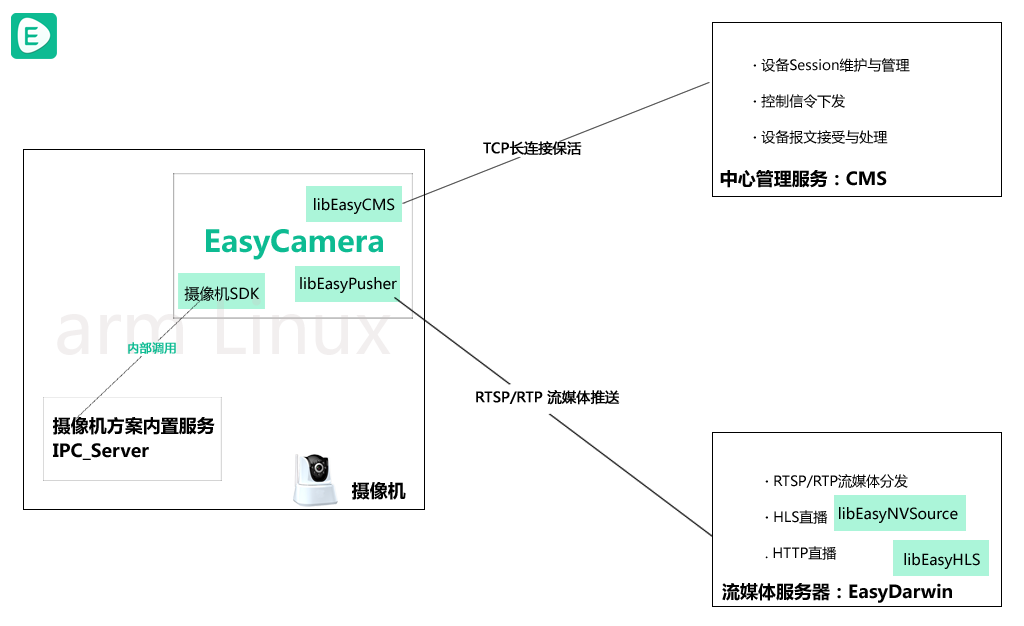
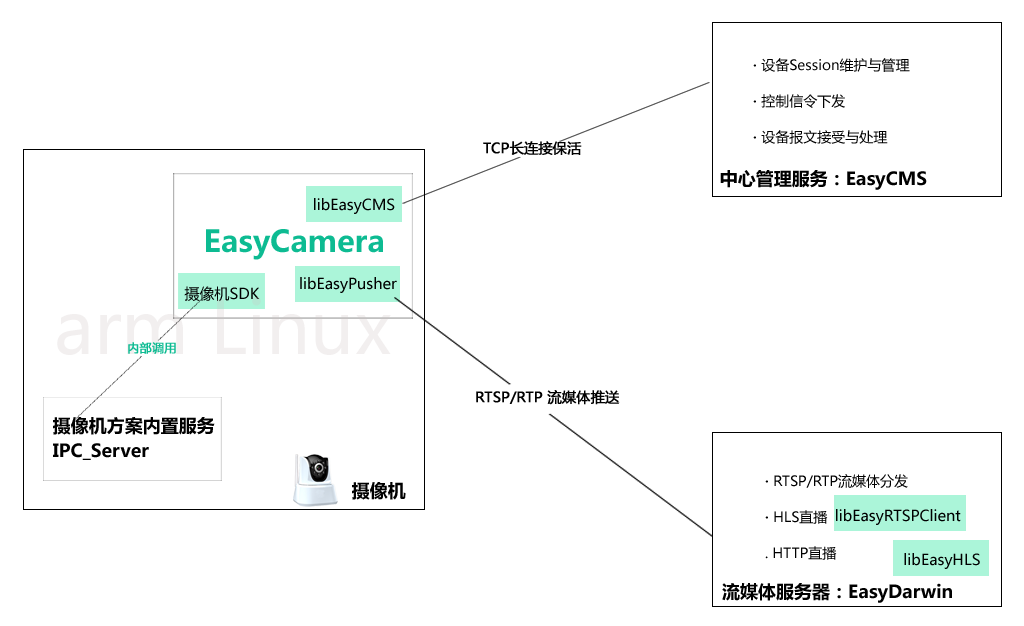
The second w=1024, h=626 image is a revision of the first. Changes to its layers:
painted on "libEasyNVSource" over [836, 507, 961, 525]
renamed "中心管理服务：CMS" to "中心管理服务：EasyCMS", painted on it over [846, 171, 927, 190]
hid "Logo" over [11, 13, 57, 59]
